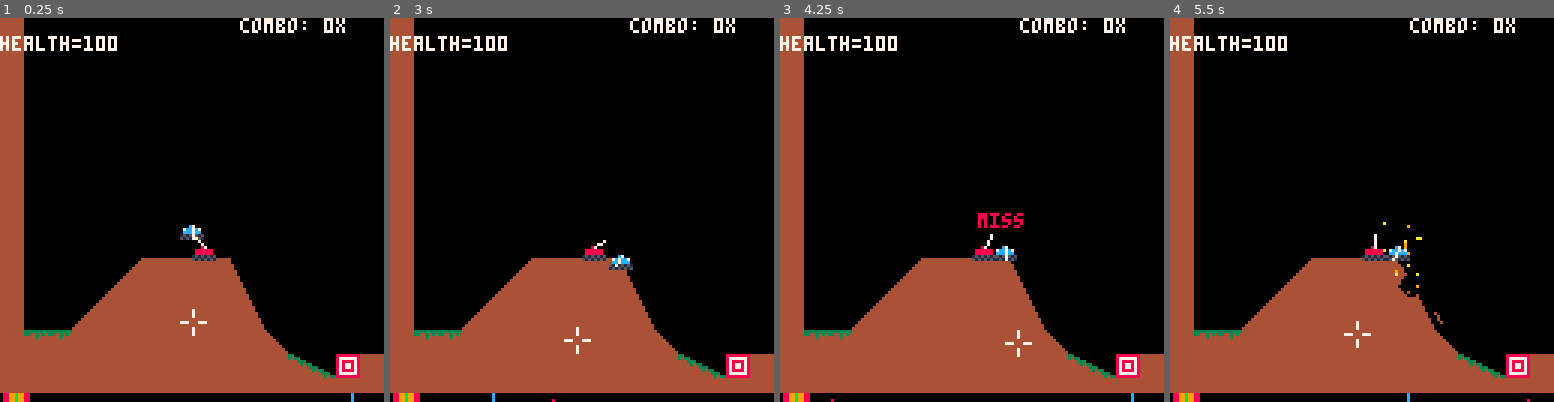
Above: before the commit, frames 1-4 (left to right).
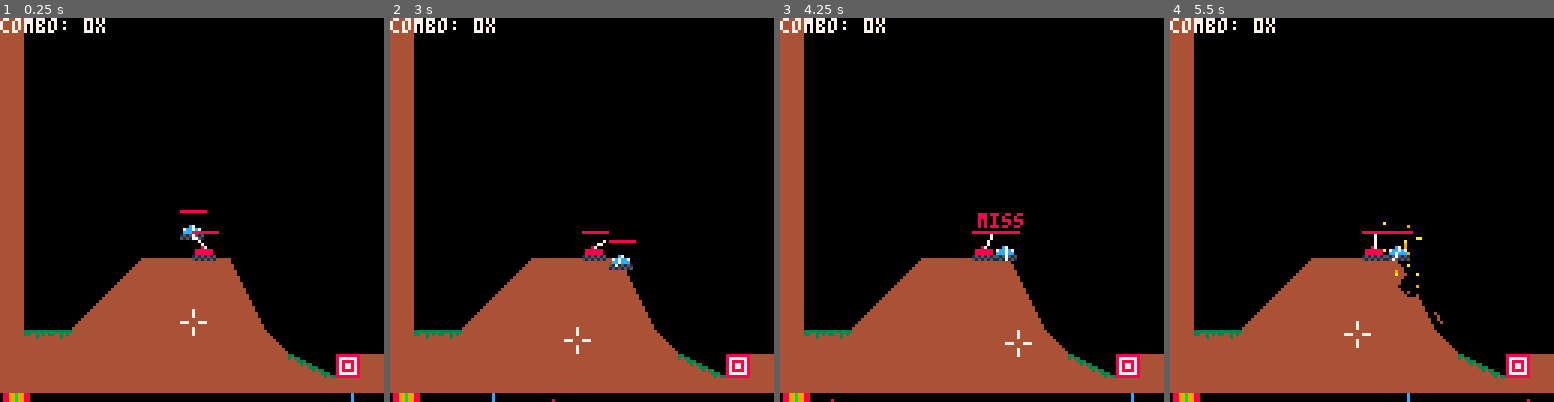
Above: after the commit, the same moments.

Repository: MarrMann/tanks.p8
Game: PICO-8 cartridge tanks.p8
Two runs of this game, one before a commit and one after it. Both use one fixed random seed, a clock stepped at 60 frames per second and the inputs below.
Inputs:
- Up to frame 1 (0.25 s): no input
- Up to frame 2 (3 s): tap X (X key) at 0.33, 1.07, 1.85, 2.97 s; hold Right 1.6-2.1 s; hold Up 2.15-2.42 s; hold Right from 2.47 s (still down)
- Up to frame 3 (4.25 s): release Right at 3.03 s; hold Left 3.08-3.58 s; hold Down 3.63-3.97 s; hold Right from 4.02 s (still down); tap X (X key) at 4.08 s
- Up to frame 4 (5.5 s): release Right at 4.68 s; hold Up 4.73-5.03 s; hold Left from 5.08 s (still down); tap X (X key) at 5.2 s

The runs differ from the first frame. In frame 1, 1.6% of the frame differs, in the area x 0-90%, y 0-57%; in frame 2, 1.6%; in frame 3, 1.6%; in frame 4, 1.6%.

Commit message:
healthbars

Diff:
--- a/tanks.p8
+++ b/tanks.p8
@@ -73,6 +73,7 @@
 	pow = 0.5,
 	is_grounded = false,
 	health=100,
+	max_health=100,
 	is_knocked=false,
 	cd=120,
 	cur_cd=120
@@ -904,6 +905,7 @@
 					target_angle=0.4,
 		 		pow=0.5,
 					health=25,
+					max_health=25,
 					is_knocked=false,
 					cd=140,
 					cur_cd=140
@@ -1021,18 +1023,18 @@
 }
 
 function draw_ui()
-	print("health="..p.health,0,6,7)
-
+	print("combo: "..acc.combo.."x",0,0,acc.combo_col)
 	draw_acc_marker(125)
 	draw_acc_marker(126)
 	draw_acc_marker(127)
 	draw_cd(p.cur_cd,p.cd,127,12)
 	draw_cd(p.cur_cd,p.cd,126,12)
 	draw_cd(p.cur_cd,p.cd,125,12)
+	draw_healthbar(p.x,p.y,p.health,p.max_health)
  for e in all(dumb_enemies) do
 		draw_cd(e.cur_cd,e.cd,127,8)
+		draw_healthbar(e.x,e.y,e.health,e.max_health)
  end
-	print("combo: "..acc.combo.."x",80,0,acc.combo_col)
 end
 
 function draw_acc_marker(y)
@@ -1055,6 +1057,13 @@
 	end
 end
 
+function draw_healthbar(x,y,hp,max_hp)
+	local length=8
+	local draw_length=(hp/max_hp)*length
+	for i=0,draw_length,1 do
+		pset(i+x-4,y-8,8)
+	end
+end
 __gfx__
 00000000000000003333333344444444444440004000000000000000330000004000000000000004000000000000000000000000000000000000000000000000
 00000000000000003344343444444444444440004000000000000000343300004400000000000044000000000000000000000000000000000000000000000000
